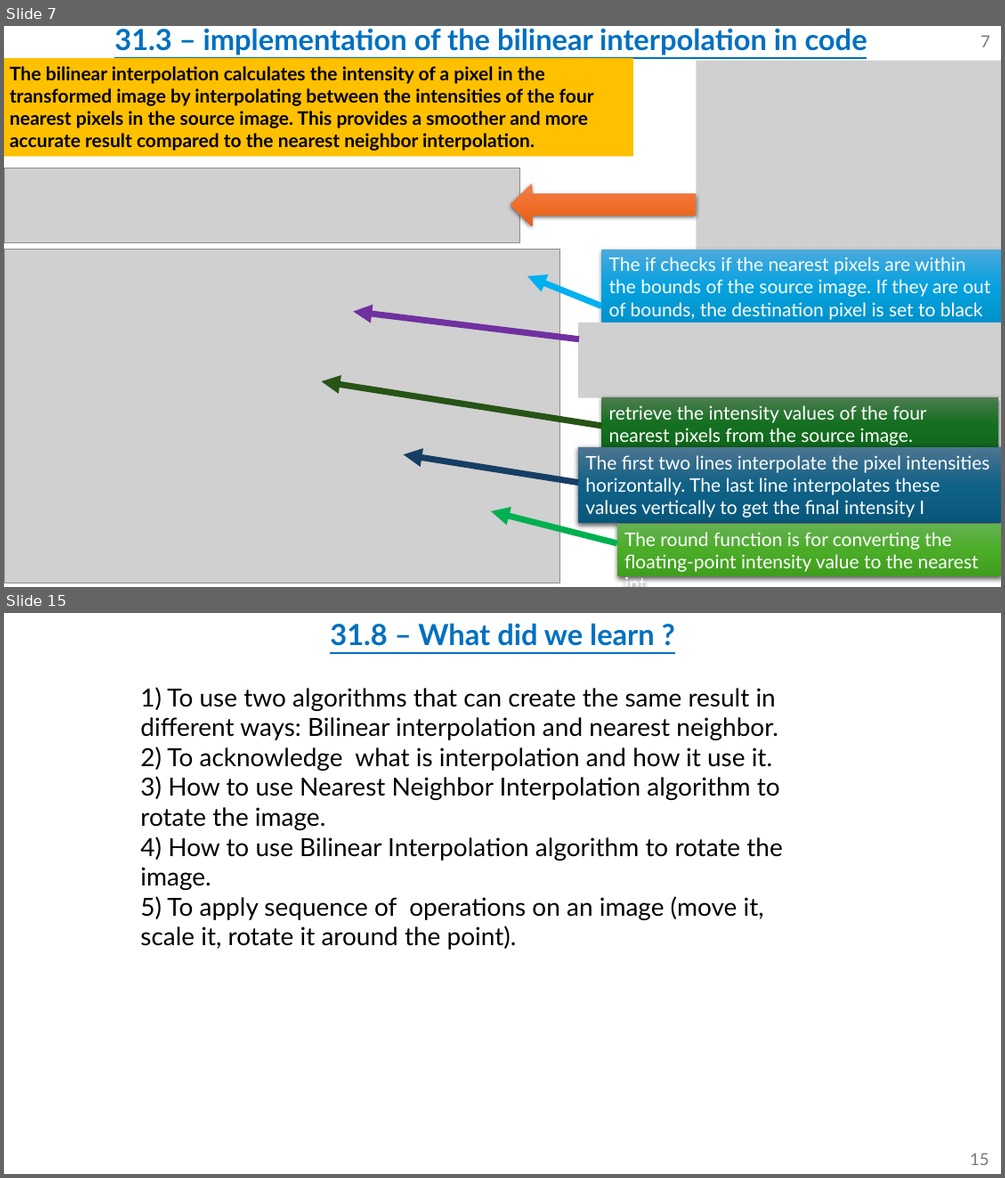
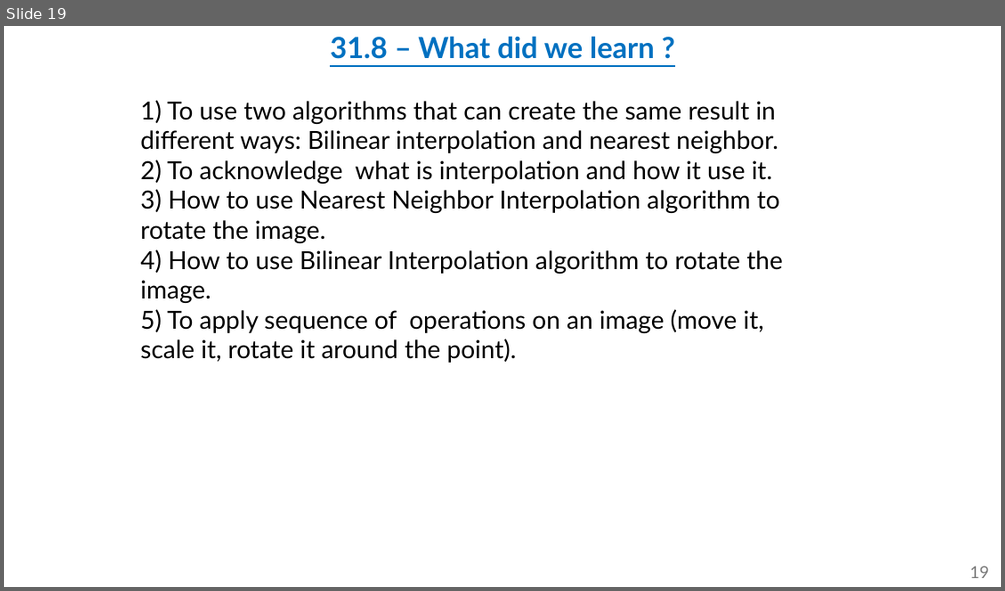
Before and after one commit to omripony/image-processing, a slide deck: labs/lab31-waiting for grade/version 2/1950-2210-7939-ImPr31-1.pptx. Shown one above the other, each under a label of ours: slides 7 and 15 before the commit, slide 19 after it; the slides between them are not shown. The pictures are 1005x1178 and 1005x591 pixels, drawn with LibreOffice and Linux fonts; fonts in the diff are those of the drawing; grey boxes stand for pictures. Boxes give left, top, right and bottom in pixels: in the first picture for what was removed or moved away, otherwise in the second. Text is boxed around its words. In the diff, an @@ line names an element or a change of style, - is before the commit and + after.

```diff
--- a/labs/lab31-waiting for grade/version 2/1950-2210-7939-ImPr31-1.pptx
+++ b/labs/lab31-waiting for grade/version 2/1950-2210-7939-ImPr31-1.pptx
@@ slide 7 removed at [4, 26, 1001, 587], background #FFFFFF @@
@@ text removed at [114, 28, 867, 55] @@
-31.3 – implementation of the bilinear interpolation in code
@@ page number removed at [980, 35, 990, 47] @@
-7
@@ rectangle removed at [4, 58, 633, 156] @@
-The bilinear interpolation calculates the intensity of a pixel in the transformed image by interpolating between the intensities of the four nearest pixels in the source image. This provides a smoother and more accurate result compared to the nearest neighbor interpolation.
@@ picture removed at [696, 61, 1001, 248] @@
@@ picture removed at [4, 168, 520, 243] @@
@@ right arrow removed at [511, 183, 696, 225] @@
@@ picture removed at [4, 248, 560, 582] @@
@@ rectangle removed at [601, 248, 1001, 324] @@
-The if checks if the nearest pixels are within the bounds of the source image. If they are out of bounds, the destination pixel is set to black (0).
@@ arrow removed from (601, 305) to (527, 276) @@
@@ arrow removed from (579, 339) to (353, 312) @@
@@ picture removed at [578, 322, 1001, 398] @@
@@ arrow removed from (601, 426) to (321, 381) @@
@@ rectangle removed at [601, 397, 998, 450] @@
-retrieve the intensity values of the four nearest pixels from the source image.
@@ rectangle removed at [578, 447, 1001, 523] @@
-The first two lines interpolate the pixel intensities horizontally. The last line interpolates these values vertically to get the final intensity I
@@ arrow removed from (578, 483) to (404, 454) @@
@@ arrow removed from (617, 543) to (491, 511) @@
@@ rectangle removed at [617, 524, 1001, 577] @@
-The round function is for converting the floating-point intensity value to the nearest int
@@ what was slide 15 is now slide 19 @@
@@ page number at [970, 565, 989, 578]: text changed @@
-15
+19
```
Also in this commit, not shown: 4 slides changed, 9 slides added, 4 other slides removed, 33 other files.
